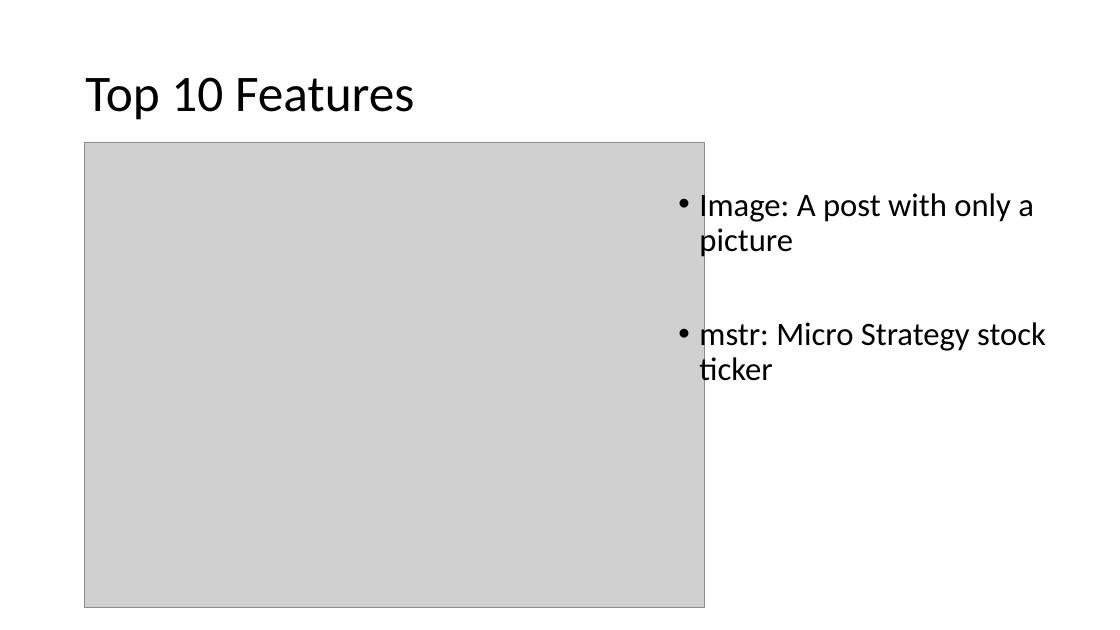
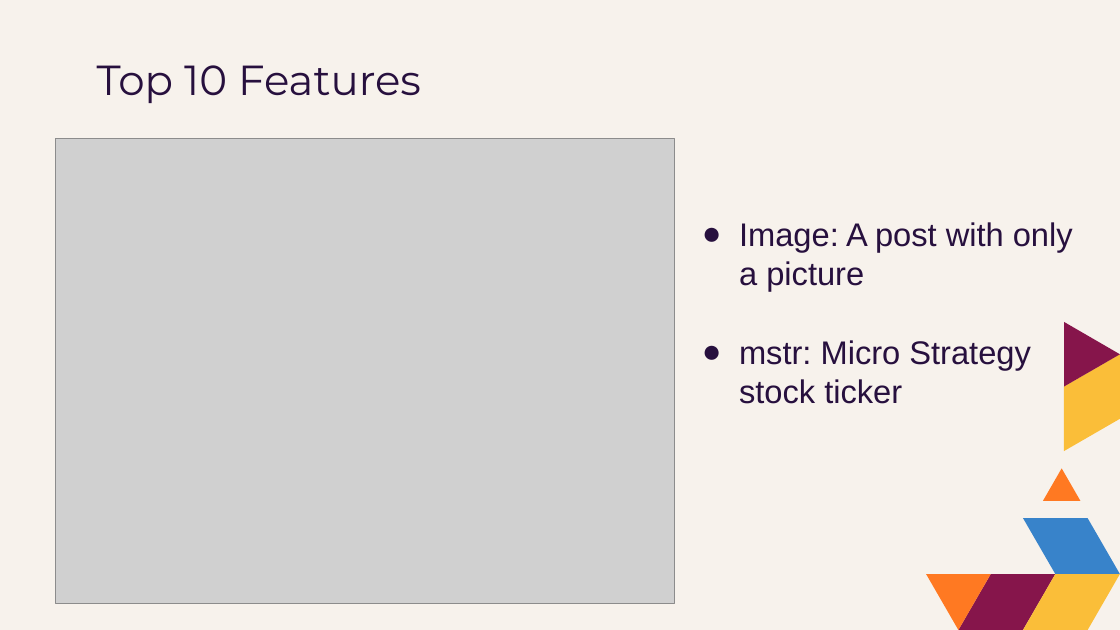
Before and after one commit to grahamjh99/Project-2-Subreddit-Classification, a slide deck: slide 5 of PowerPoint/Model to Determine a subreddit.pptx (slide 2 before the commit). Drawn at 1120x630 pixels with LibreOffice and Linux fonts; fonts in the diff are those of the drawing; grey boxes stand for pictures. Boxes give left, top, right and bottom in pixels: in the first picture for what was removed or moved away, otherwise in the second. Text is boxed around its words. In the diff, an @@ line names an element or a change of style, - is before the commit and + after.

```diff
--- a/PowerPoint/Model to Determine a subreddit.pptx
+++ b/PowerPoint/Model to Determine a subreddit.pptx
@@ background #FFFFFF to #F7F2EC @@
@@ title "Top 10 Features": place and size @@
-title "Top 10 Features" at box(85, 77, 414, 120)
+title "Top 10 Features" at box(97, 65, 421, 103)
@@ title "Top 10 Features" at box(97, 65, 421, 103): size 44 to 36 pt, font Calibri to Montserrat, text colour #000000 to #27103E; line spacing 0.9 to 1; vertical alignment middle to top @@
@@ picture: place and size @@
-picture at box(85, 143, 704, 607)
+picture at box(55, 139, 675, 603)
@@ text "Image: A post with only ...": place and size @@
-text "Image: A post with only ..." at box(699, 189, 1046, 389)
+text "Image: A post with only ..." at box(739, 222, 1073, 404)
@@ text "Image: A post with only ..." at box(739, 222, 1073, 404): font Calibri to Arial, text colour #000000 to #27103E; bullet • to ●; line spacing 0.9 to 1; less space between paragraphs @@
@@ group added at box(927, 322, 1120, 630): 7 freeform shapes @@
```
Also in this commit, not shown: 1 other slide changed, 6 slides added, 2 slides removed, 4 other files.
